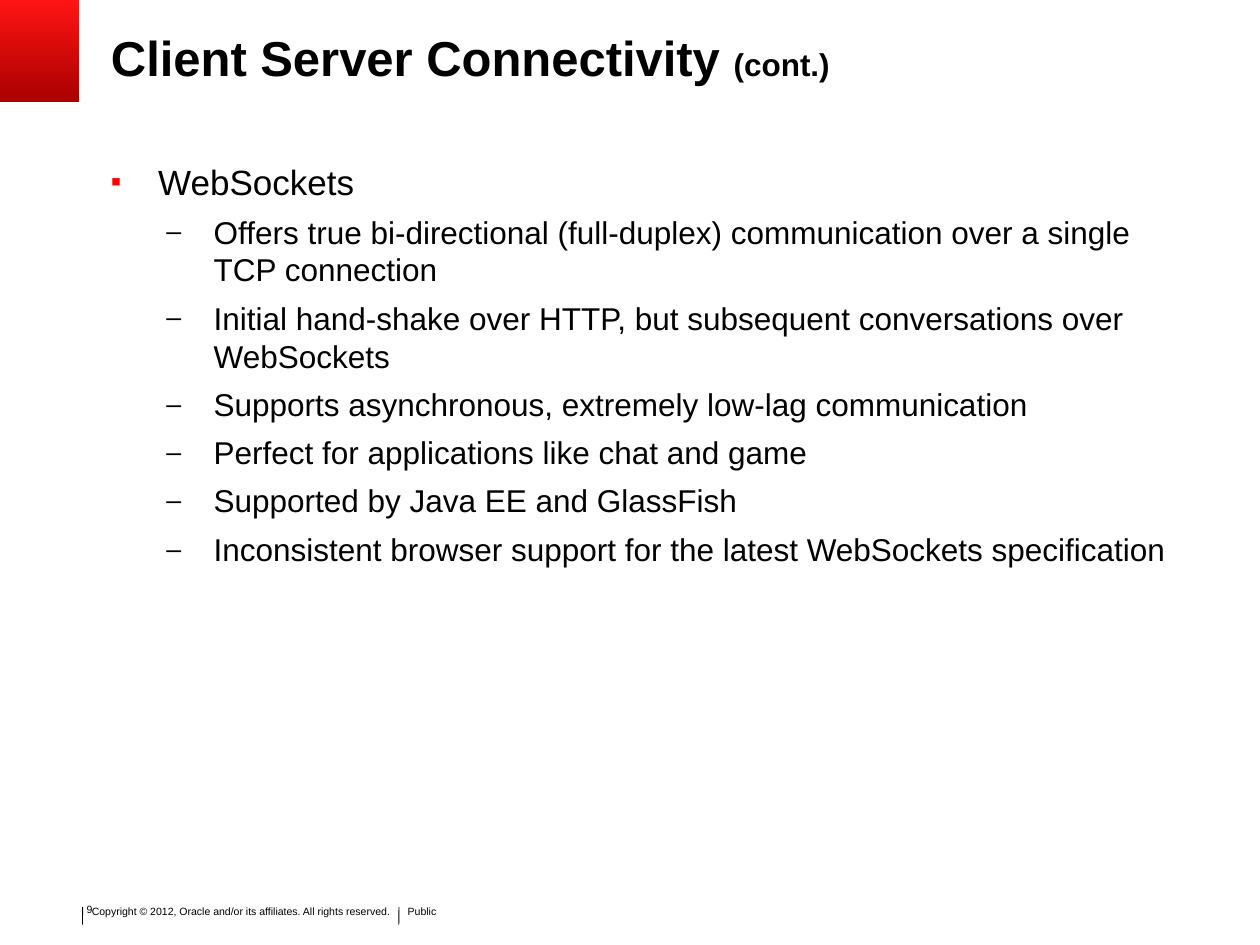
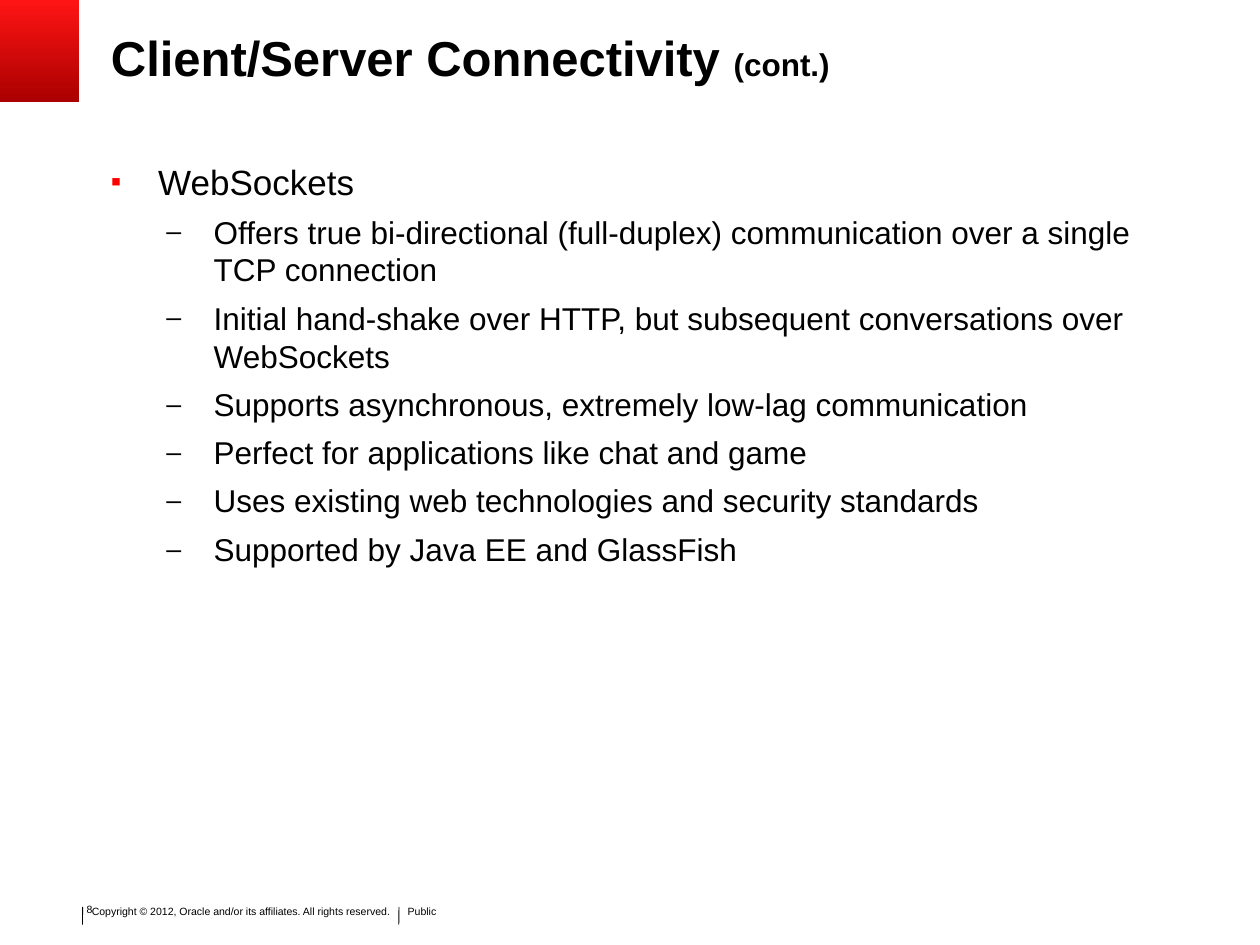
Before and after one commit to SoryBalde/javaee-mobile, a slide deck: slide 8 of javaee_mobile.ppt (slide 9 before the commit). Drawn at 1260x945 pixels with LibreOffice and Linux fonts; fonts in the diff are those of the drawing; background and template pictures are left out. Boxes give left, top, right and bottom in pixels: in the first picture for what was removed or moved away, otherwise in the second. Text is boxed around its words. In the diff, an @@ line names an element or a change of style, - is before the commit and + after.

```diff
--- a/javaee_mobile.ppt
+++ b/javaee_mobile.ppt
@@ title at <box>111,40,830,86</box>: text changed @@
-Client Server Connectivity (cont.)
+Client/Server Connectivity (cont.)
@@ text at <box>214,489,978,518</box>: paragraph added @@
+  – Uses existing web technologies and security standards
@@ text at <box>214,538,1165,567</box>: paragraph removed @@
-  – Inconsistent browser support for the latest WebSockets specification
@@ page number at <box>87,905,93,916</box>: text changed @@
-9
+8
```
Also in this commit, not shown: 31 other slides changed, 6 slides added, 6 slides removed.
